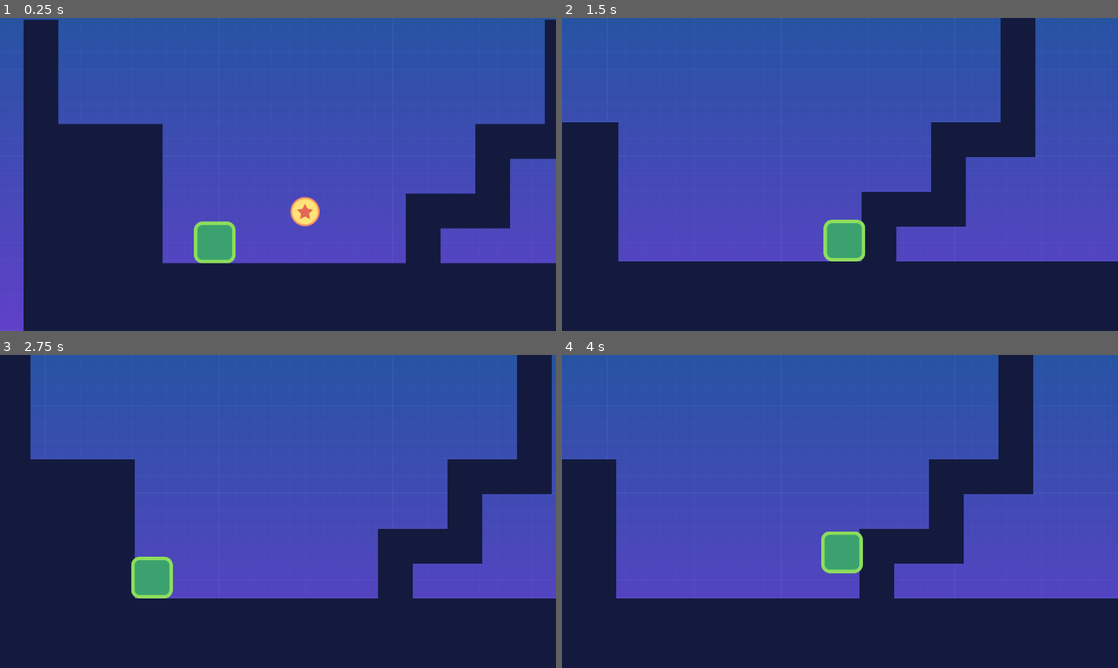
Above: before the commit, frames 1-4 (two rows, left to right).
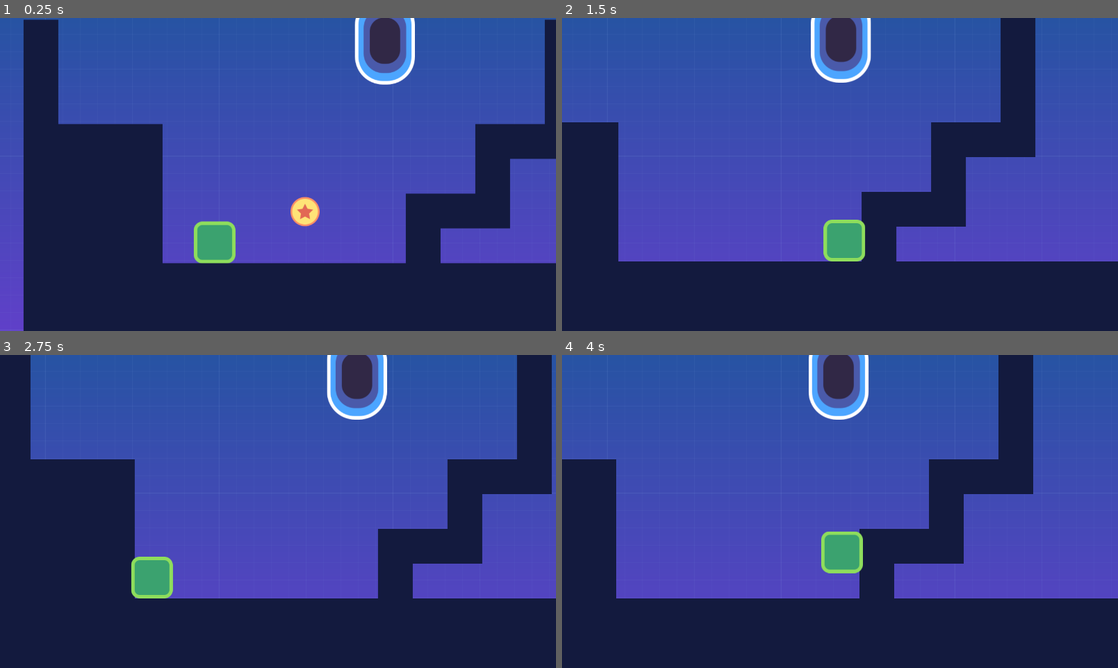
Above: after the commit, the same moments.

Repository: sh-cho/godot-2d-platformer
Game: Godot game, scene res://src/Levels/Level02.tscn
Two runs of this game, one before a commit and one after it. Both use one fixed random seed, a clock stepped at 60 frames per second and the inputs below. This scene is started directly instead of the project's main scene.
Inputs:
- Up to frame 1 (0.25 s): no input
- Up to frame 2 (1.5 s): hold Right (move_right) from 0.53 s (still down); tap W (jump) at 0.77 s
- Up to frame 3 (2.75 s): tap W (jump) at 1.52 s; release Right (move_right) at 2.03 s; hold Left (move_left) from 2.03 s (still down)
- Up to frame 4 (4 s): release Left (move_left) at 2.78 s; hold Right (move_right) from 2.78 s (still down); tap W (jump) at 3.02, 3.77 s

The runs differ from the first frame. In frame 1, 2.1% of the frame differs, in the area x 63-75%, y 0-22%; in frame 2, 2.0%; in frame 3, 2.0%; in frame 4, 2.0%.

Commit message:
wip

Diff:
--- a/src/Levels/Level01.tscn
+++ b/src/Levels/Level01.tscn
@@ -93,7 +93,7 @@
 position = Vector2( 5280, 80 )
 
 [node name="Portal2D" parent="." instance=ExtResource( 6 )]
-position = Vector2( 5509, 101 )
+position = Vector2( 5600, 520 )
 next_scene = ExtResource( 7 )
 
 [editable path="Player"]
--- a/src/Levels/Level02.tscn
+++ b/src/Levels/Level02.tscn
@@ -1,11 +1,13 @@
-[gd_scene load_steps=5 format=2]
+[gd_scene load_steps=7 format=2]
 
 [ext_resource path="res://assets/tileset.tres" type="TileSet" id=1]
 [ext_resource path="res://src/Actors/Player.tscn" type="PackedScene" id=2]
+[ext_resource path="res://src/Objects/Portal2D.tscn" type="PackedScene" id=3]
 [ext_resource path="res://assets/background.png" type="Texture" id=4]
 [ext_resource path="res://src/Objects/Coin.tscn" type="PackedScene" id=5]
+[ext_resource path="res://src/Levels/LevelTemplate.tscn" type="PackedScene" id=6]
 
-[node name="LevelTemplate" type="Node2D"]
+[node name="Level02" type="Node2D"]
 __meta__ = {
 "_edit_vertical_guides_": [ 3360.0 ]
 }
@@ -37,4 +39,8 @@
 [node name="Coin" parent="." instance=ExtResource( 5 )]
 position = Vector2( 648, 448 )
 
+[node name="Portal2D" parent="." instance=ExtResource( 3 )]
+position = Vector2( 832, 168 )
+next_scene = ExtResource( 6 )
+
 [editable path="Player"]
--- a/src/Levels/LevelTemplate.tscn
+++ b/src/Levels/LevelTemplate.tscn
@@ -6,7 +6,6 @@
 [ext_resource path="res://assets/background.png" type="Texture" id=4]
 [ext_resource path="res://src/Objects/Coin.tscn" type="PackedScene" id=5]
 [ext_resource path="res://src/Objects/Portal2D.tscn" type="PackedScene" id=6]
-[ext_resource path="res://src/Levels/Level02.tscn" type="PackedScene" id=7]
 
 [node name="LevelTemplate" type="Node2D"]
 __meta__ = {
@@ -49,6 +48,5 @@
 
 [node name="Portal2D" parent="." instance=ExtResource( 6 )]
 position = Vector2( 904, 536 )
-next_scene = ExtResource( 7 )
 
 [editable path="Player"]
Not shown: 1 places in src/Levels/LevelTemplate.tscn that only renumber resources
